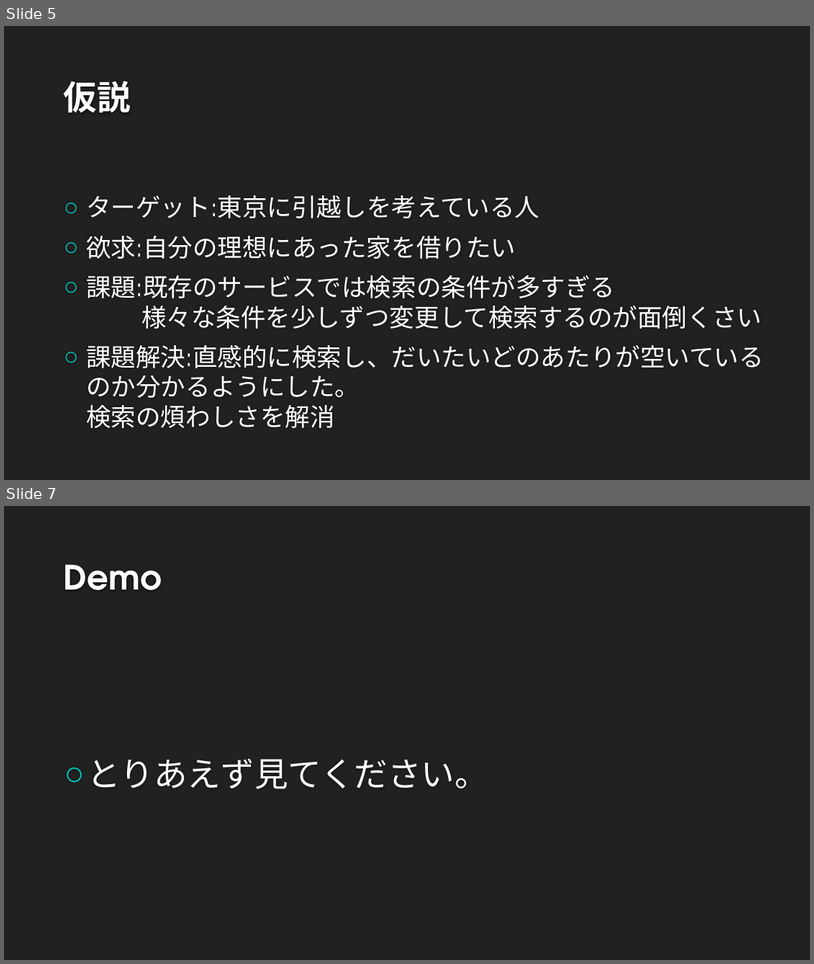
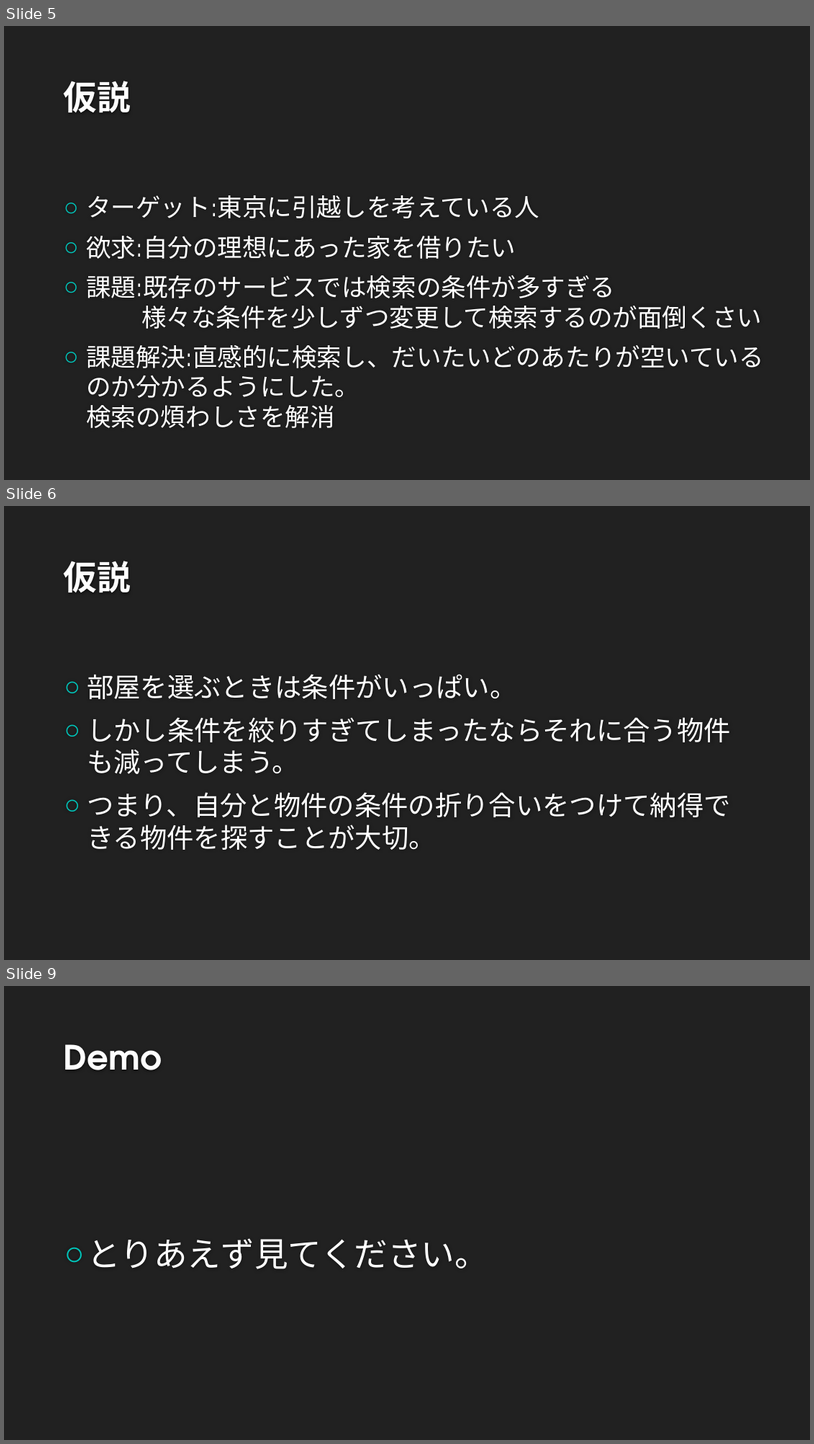
Before and after one commit to nagasakiunimori/team-a, a slide deck: intern-pre.pptx. Shown one above the other, each under a label of ours: slides 5 and 7 before the commit, slides 5, 6 and 9 after it; the slides between them are not shown. The pictures are 814x964 and 814x1444 pixels, drawn with LibreOffice and Linux fonts; fonts in the diff are those of the drawing; background and template pictures are left out. Boxes give left, top, right and bottom in pixels: in the first picture for what was removed or moved away, otherwise in the second. Text is boxed around its words. In the diff, an @@ line names an element or a change of style, - is before the commit and + after.

```diff
--- a/intern-pre.pptx
+++ b/intern-pre.pptx
@@ slide 6 added at (x1=4, y1=506, x2=810, y2=960), background #212121 @@
@@ title added at (x1=64, y1=561, x2=131, y2=592), 40 pt, text #FEFEFE, bold @@
+仮説
@@ text added at (x1=87, y1=674, x2=731, y2=849), 32 pt, text #FFFFFF @@
+○ 部屋を選ぶときは条件がいっぱい。
+○ しかし条件を絞りすぎてしまったならそれに合う物件も減ってしまう。
+○ つまり、自分と物件の条件の折り合いをつけて納得できる物件を探すことが大切。
@@ what was slide 7 is now slide 9 @@
```
Also in this commit, not shown: 2 slides changed, 3 other slides added, 1 other file.
